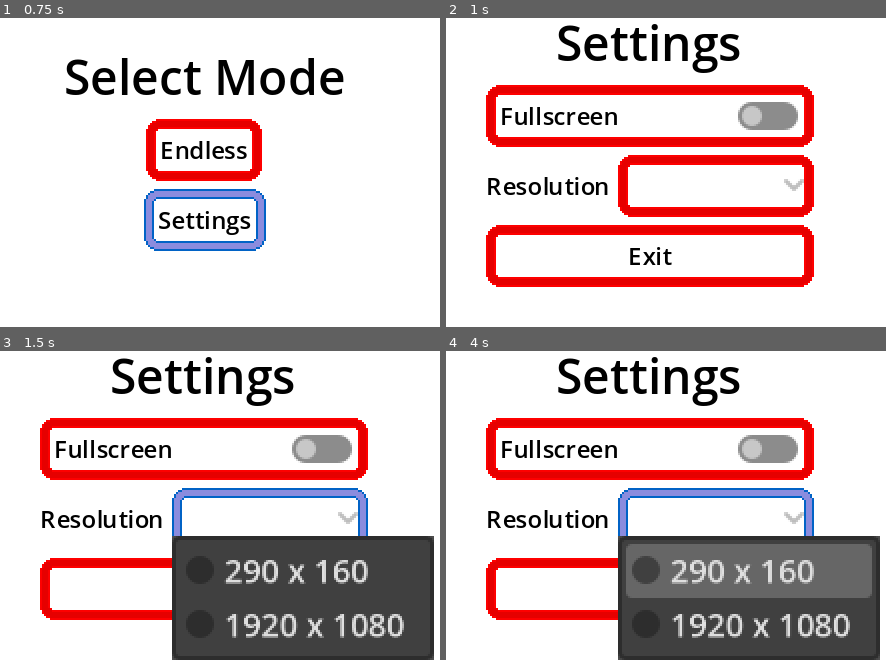
Above: before the commit, frames 1-4 (two rows, left to right).
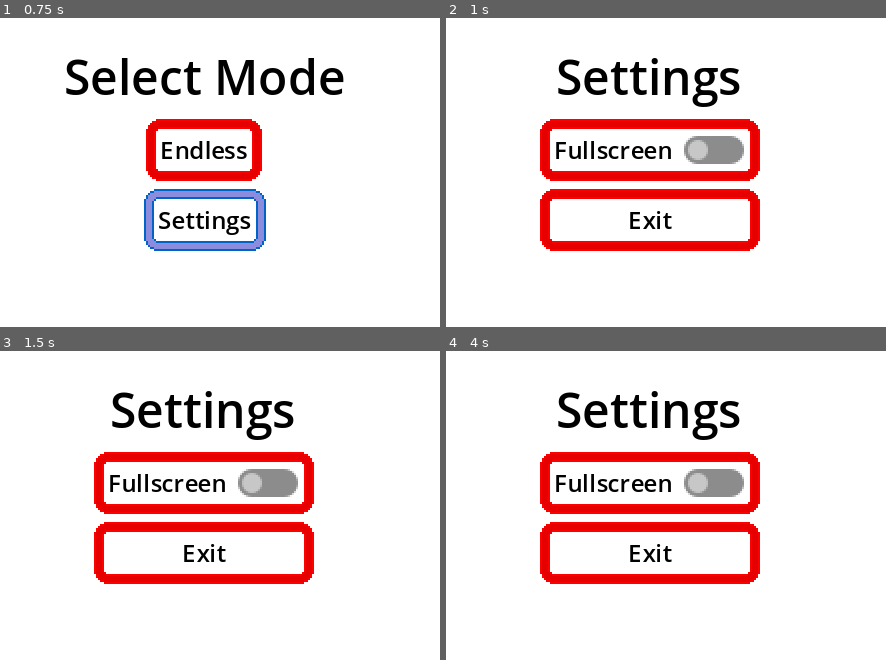
Above: after the commit, the same moments.

Repository: tfcb93/block-in-bits
Game: Godot game, scene res://Scenes/game.tscn
The game is run twice, just before and just after one commit, with the same random seed, the same clock (stepped at 60 frames per second) and the same inputs.
Inputs (mouse positions are in pixels of both pictures, inside the frame that each line leads up to):
- Up to frame 1 (0.75 s): tap Enter (start) at 0.5 s; move the mouse to (171, 218) at 0.52 s; hold Enter (start) from 0.53 s (still down); click (171, 218) at 0.67 s
- Up to frame 2 (1 s): keep holding Enter (start)
- Up to frame 3 (1.5 s): release Enter (start) at 1.25 s; click (268, 517) at 1.27 s
- Up to frame 4 (4 s): click (714, 517) at 2.02 s; click (714, 517) at 2.77 s; tap Enter (start) at 3.5, 3.8 s; move the mouse to (842, 533) at 3.52 s; tap Z (action) at 3.6 s; click (842, 533) at 3.67 s

Frame 1 is identical in both runs. In frame 2, 27% of the frame differs, in the area x 9-84%, y 1-88%; in frame 3, 45%; in frame 4, 45%, in the area x 9-99%, y 1-100%.

Commit message:
[WIP] Implementation of settings

Diff:
--- a/Scenes/settings.tscn
+++ b/Scenes/settings.tscn
@@ -44,6 +44,7 @@
 text = "Fullscreen"
 
 [node name="HBoxContainer" type="HBoxContainer" parent="interface/VBoxContainer"]
+visible = false
 layout_mode = 2
 
 [node name="Label" type="Label" parent="interface/VBoxContainer/HBoxContainer"]
@@ -54,10 +55,13 @@
 [node name="btn_resolution" type="OptionButton" parent="interface/VBoxContainer/HBoxContainer"]
 unique_name_in_owner = true
 layout_mode = 2
-item_count = 2
-popup/item_0/text = "290 x 160"
-popup/item_1/text = "1920 x 1080"
+selected = 0
+item_count = 3
+popup/item_0/text = "Normal"
+popup/item_1/text = "2x"
 popup/item_1/id = 1
+popup/item_2/text = "4x"
+popup/item_2/id = 2
 
 [node name="btn_exit" type="Button" parent="interface/VBoxContainer"]
 unique_name_in_owner = true
--- a/Scripts/globals.gd
+++ b/Scripts/globals.gd
@@ -2,11 +2,6 @@
 
 var total_blocks_destroyed := 0;
 var total_taps := 0;
-
-
-var game_stop := false;
-
-var game_start := false;
 
 const block_types := ["earth", "sand", "stone", "coal", "metal"];
 const block_life := {"earth" = 3, "stone" = 10, "coal" = 20, "metal" = 50};
@@ -26,3 +21,8 @@
 # blocks
 
 var blocks := {};
+
+
+# settings
+var is_game_fullscreen := false;
+var game_resolution_index := 0;
--- a/Scripts/pickaxe_bag.gd
+++ /dev/null
@@ -1,67 +0,0 @@
-extends Node;
-
-var actual_pickaxe_name: String;
-
-var pickaxe_quantities := {"water" = 0, "stone" = 0, "shovel" = 0, "steel" = 0};
-var pickaxe_actual_lives := {};
-
-func _ready() -> void:
-	Events.connect("tap",_on_screen_tap);
-	Events.connect("change_pickaxe_type",_on_change_pickaxe_type);
-	Events.connect("bought_pickaxe", _on_bought_pickaxe);
-
-	var actual_pickaxes := pickaxe_quantities.keys();
-	for pickaxe in actual_pickaxes:
-		change_pickaxe_qtd(1, pickaxe)
-		pickaxe_actual_lives[pickaxe] = BAP.pickaxe_information[pickaxe].life_at_start;
-	set_actual_pickaxe("shovel");
-
-
-func _on_screen_tap() -> void:
-	if pickaxe_actual_lives[actual_pickaxe_name] <= 0:
-		change_pickaxe_qtd(-1, actual_pickaxe_name);
-		if not pickaxe_quantities[actual_pickaxe_name] == 0:
-			pickaxe_actual_lives[actual_pickaxe_name] = BAP.pickaxe_information[actual_pickaxe_name].life_at_start;
-	if pickaxe_quantities[actual_pickaxe_name] == 0:
-		remove_pickaxe_qtd(actual_pickaxe_name);
-		if pickaxe_quantities.is_empty():
-			Globals.game_stop = true;
-			Events.emit_signal("finish");
-			return;
-		_on_change_pickaxe_type("any");
-
-func set_actual_pickaxe(type: String) -> void:
-	actual_pickaxe_name = type;
-	Globals.actual_picaxe_type = actual_pickaxe_name
-	Events.emit_signal("pickaxe_type_changed", actual_pickaxe_name);
-
-func set_actual_pickaxe_damage(value: int) -> void:
-	pickaxe_actual_lives[actual_pickaxe_name] -= value;
-
-func _on_change_pickaxe_type(dir: String) -> void:
-	var actual_types:Array = pickaxe_quantities.keys();
-	var actual_index := actual_types.find(actual_pickaxe_name);
-	if dir == "any" or actual_index == -1:
-		set_actual_pickaxe(actual_types[0]);
-		return;
-	if dir == "next":
-		actual_index = -1 if actual_index + 1 >= len(actual_types) else actual_index;
-		var new_type: String = actual_types[actual_index + 1];
-		set_actual_pickaxe(new_type);
-	else:
-		var new_type:String = actual_types[actual_index - 1];
-		set_actual_pickaxe(new_type);
-
-func _on_bought_pickaxe(type: String) -> void:
-	change_pickaxe_qtd(1, type);
-
-func change_pickaxe_qtd(value: int, type: String) -> void:
-
-	if pickaxe_quantities.get(type) != null:
-		pickaxe_quantities[type] += value;
-	else:
-		pickaxe_actual_lives[type] = BAP.pickaxe_information[type].life_at_start;
-		pickaxe_quantities[type] = value;
-
-func remove_pickaxe_qtd(type: String) -> void:
-	pickaxe_quantities.erase(type);
--- a/Scripts/settings.gd
+++ b/Scripts/settings.gd
@@ -3,6 +3,8 @@
 
 func _ready() -> void:
 	%interface.visible = false;
+	%btn_fullscreen.button_pressed = Globals.is_game_fullscreen;
+	%btn_resolution.selected = Globals.game_resolution_index;
 
 	Events.connect("open_settings_from_selection", _on_open_settings);
 	Events.connect("open_settings_from_pause", _on_open_settings);
@@ -11,11 +13,17 @@
 	%interface.visible = true;
 
 func _on_btn_fullscreen_toggled(toggled_on: bool) -> void:
-	pass # Replace with function body.
+	Globals.is_game_fullscreen = toggled_on;
+	if (toggled_on):
+		DisplayServer.window_set_mode(DisplayServer.WINDOW_MODE_FULLSCREEN);
+		%btn_resolution.disabled = true;
+	else:
+		DisplayServer.window_set_mode(DisplayServer.WINDOW_MODE_WINDOWED);
+		%btn_resolution.disabled = false;
 
 
 func _on_btn_resolution_item_selected(index: int) -> void:
-	pass # Replace with function body.
+	print(index);
 
 
 func _on_btn_exit_pressed() -> void:
--- a/Scripts/shopping.gd
+++ /dev/null
@@ -1,29 +0,0 @@
-extends CanvasLayer;
-
-@onready var items := $items;
-
-var item := preload("res://Scenes/shopping_item.tscn");
-
-
-func _ready() -> void:
-	visible = false;
-	for pickaxe in BAP.pickaxe_information:
-		var pickaxe_data = BAP.pickaxe_information[pickaxe];
-		var new_item := item.instantiate();
-		items.add_child(new_item);
-		new_item.item_id = pickaxe_data.id;
-		new_item.change_product_name(pickaxe_data.name);
-		new_item.change_product_price(pickaxe_data.price);
-		new_item.change_product_picture("res://Resources/Images/Pickaxes/%s.png" % pickaxe_data.image_name);
-
-	Events.connect("open_shopping", _on_shopping_open);
-
-func _on_shopping_open() -> void:
-	visible = true;
-	Globals.game_stop = true;
-
-
-func _on_close_button_down() -> void:
-	Globals.game_stop = false;
-	visible = false;
-	Events.emit_signal("close_shopping");
